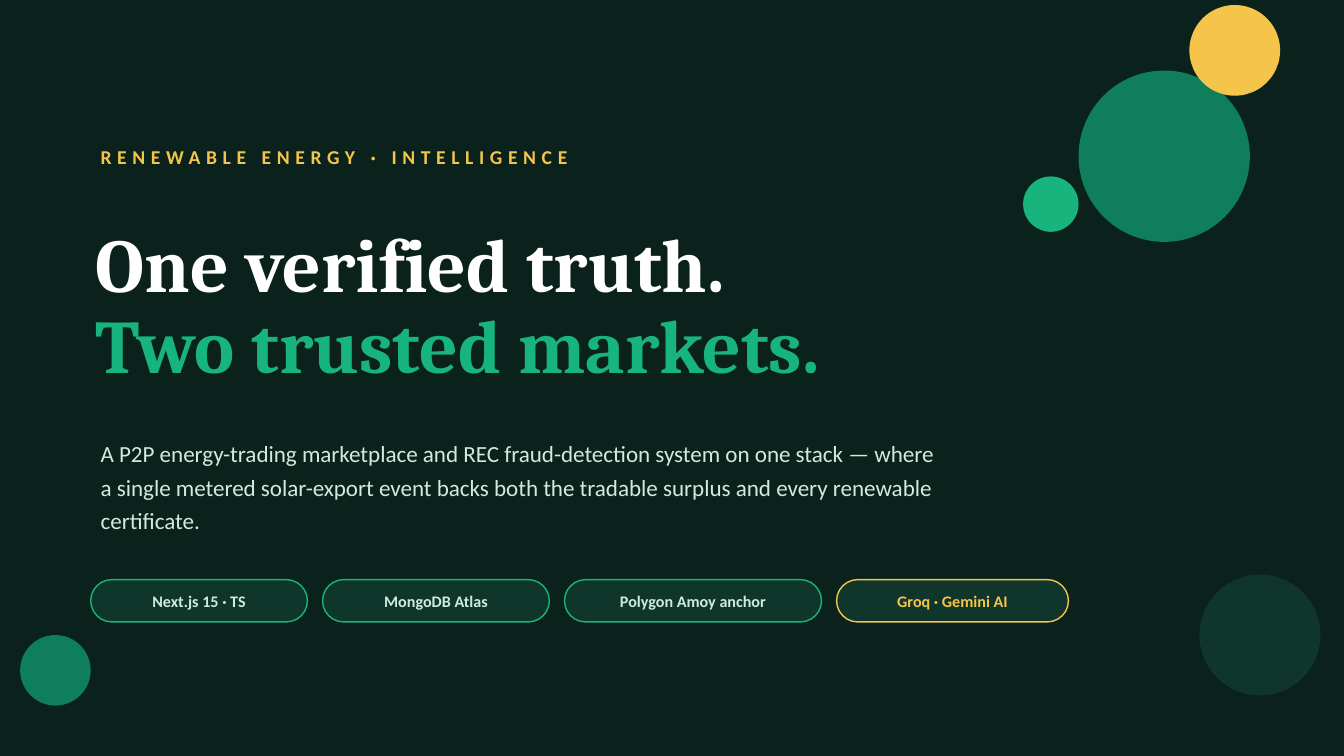
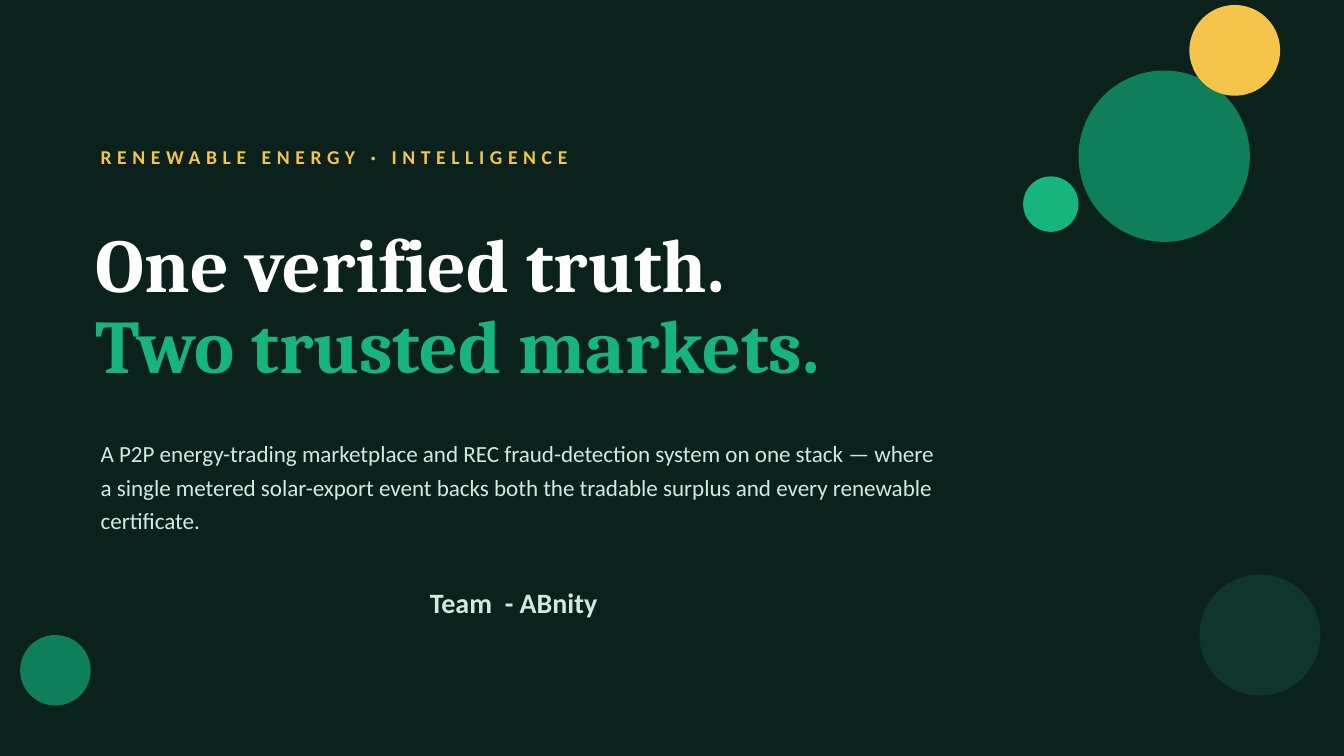
Before and after one commit to biku34/Shakti, a slide deck: slide 1 of Renewable-Energy-Intelligence-Platform.pptx. Drawn at 1344x756 pixels with LibreOffice and Linux fonts; fonts in the diff are those of the drawing. Boxes give left, top, right and bottom in pixels: in the first picture for what was removed or moved away, otherwise in the second. Text is boxed around its words. In the diff, an @@ line names an element or a change of style, - is before the commit and + after.

```diff
--- a/Renewable-Energy-Intelligence-Platform.pptx
+++ b/Renewable-Energy-Intelligence-Platform.pptx
@@ rounded rectangle removed at bbox=[91, 580, 308, 622] @@
@@ text removed at bbox=[152, 596, 246, 610] @@
-Next.js 15 · TS
@@ rounded rectangle removed at bbox=[323, 580, 549, 622] @@
@@ text removed at bbox=[384, 595, 488, 610] @@
-MongoDB Atlas
@@ text added at bbox=[430, 593, 598, 618], 20 pt, text #CFEBE0, bold @@
+Team - ABnity
@@ rounded rectangle removed at bbox=[565, 580, 822, 622] @@
@@ text removed at bbox=[620, 595, 766, 610] @@
-Polygon Amoy anchor
@@ rounded rectangle removed at bbox=[837, 580, 1069, 622] @@
@@ text removed at bbox=[897, 595, 1008, 610] @@
-Groq · Gemini AI
```
Also in this commit, not shown: 4 other slides changed, 1 other file.
